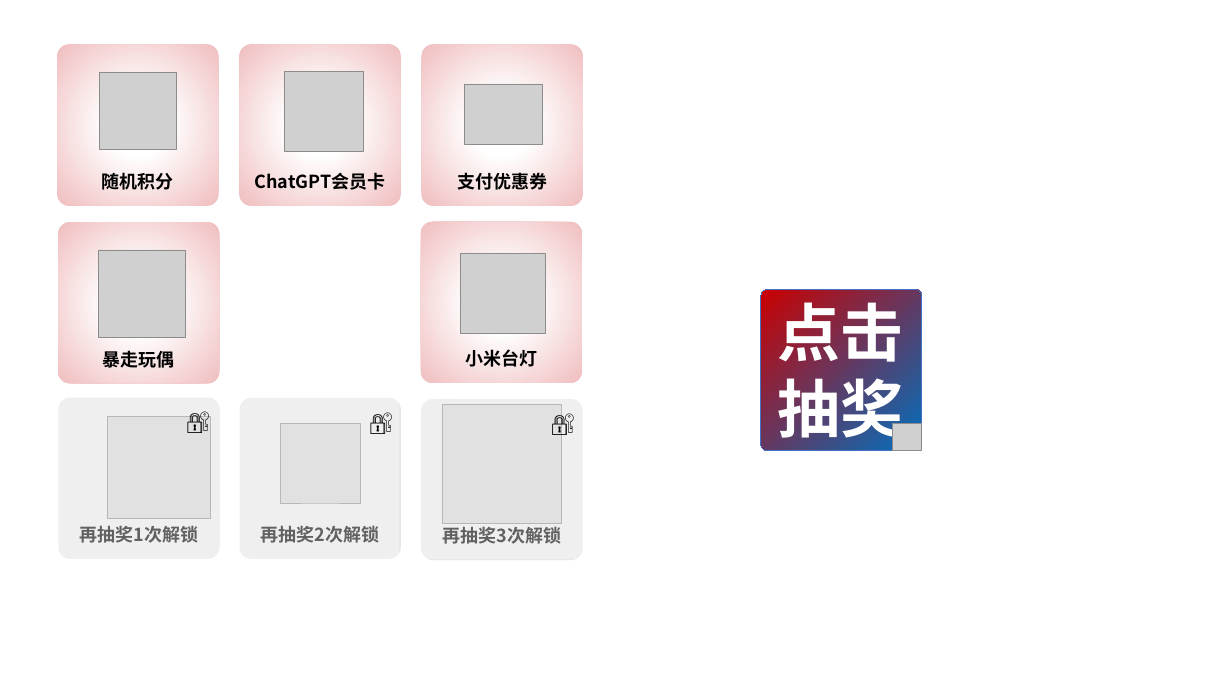
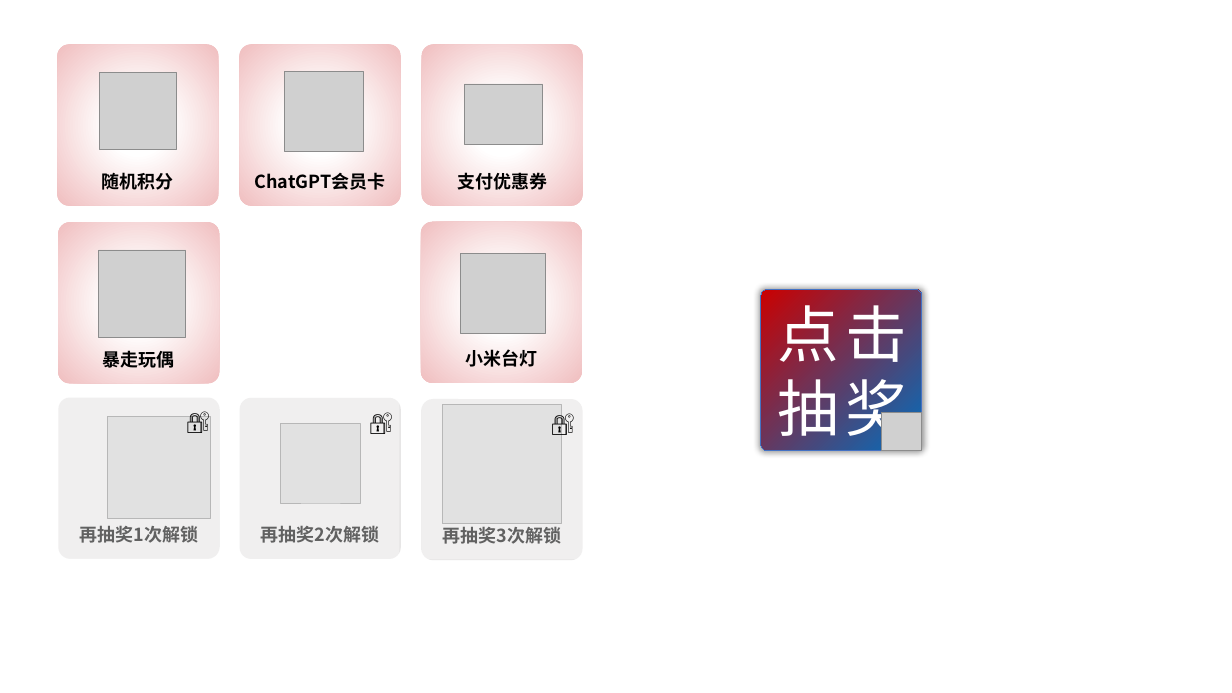
Before and after one commit to jackiegao6/docker-images-v4.0-front, a slide deck: slide 4 of docs/抽奖素材.pptx. Drawn at 1232x693 pixels with LibreOffice and Linux fonts; fonts in the diff are those of the drawing; grey boxes stand for pictures. Boxes give left, top, right and bottom in pixels: in the first picture for what was removed or moved away, otherwise in the second. Text is boxed around its words. In the diff, an @@ line names an element or a change of style, - is before the commit and + after.

```diff
--- a/docs/抽奖素材.pptx
+++ b/docs/抽奖素材.pptx
@@ rounded rectangle "点击" at (761,289,921,450): size 49 to 48 pt, font Noto Sans CJK SC to Noto Sans CJK JP, letter spacing 0 to 5 pt, bold off; shadow on @@
@@ picture: place and size @@
-picture at (893,423,921,450)
+picture at (882,413,921,451)
```
Also in this commit, not shown: 2 other files.
